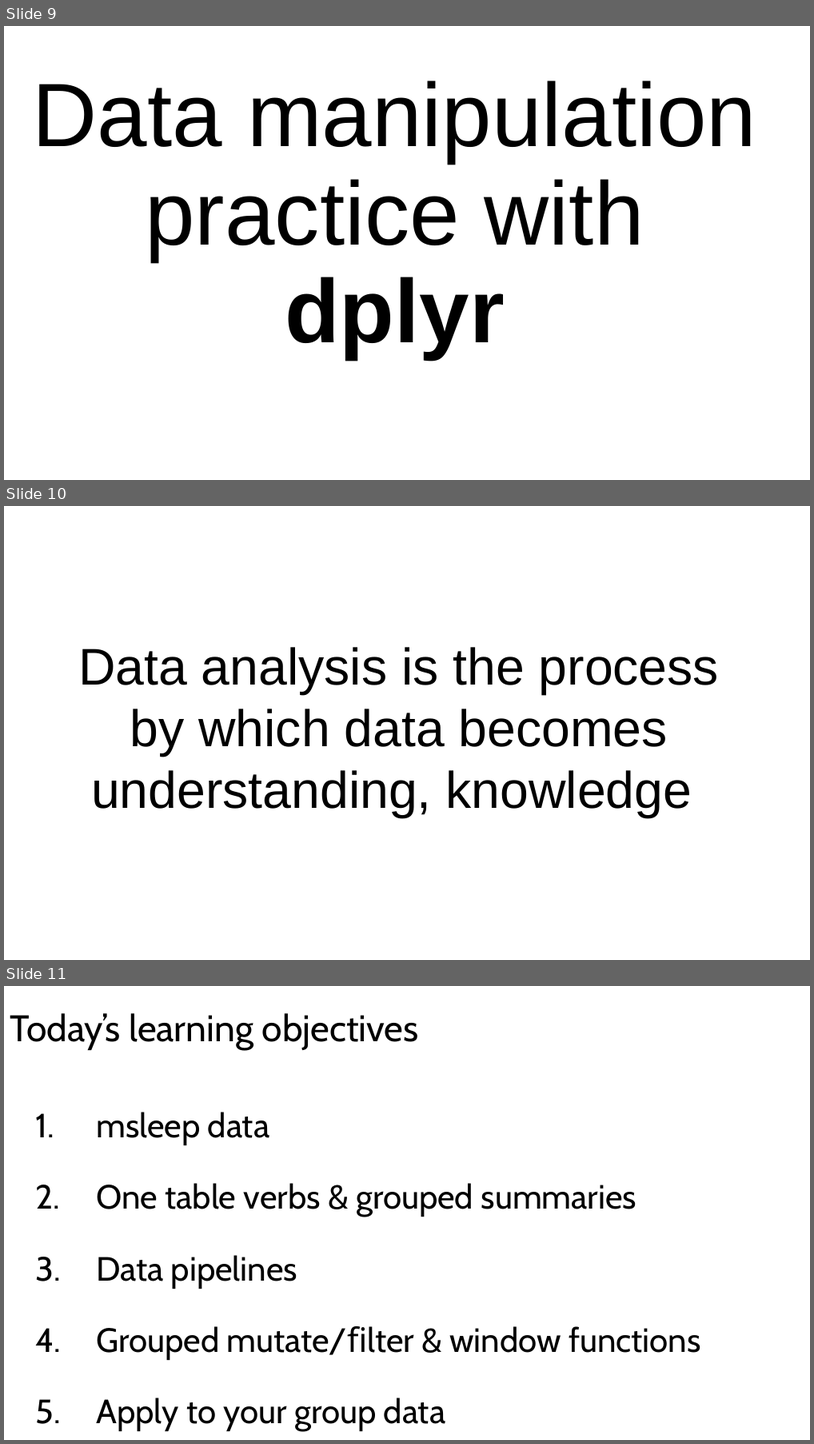
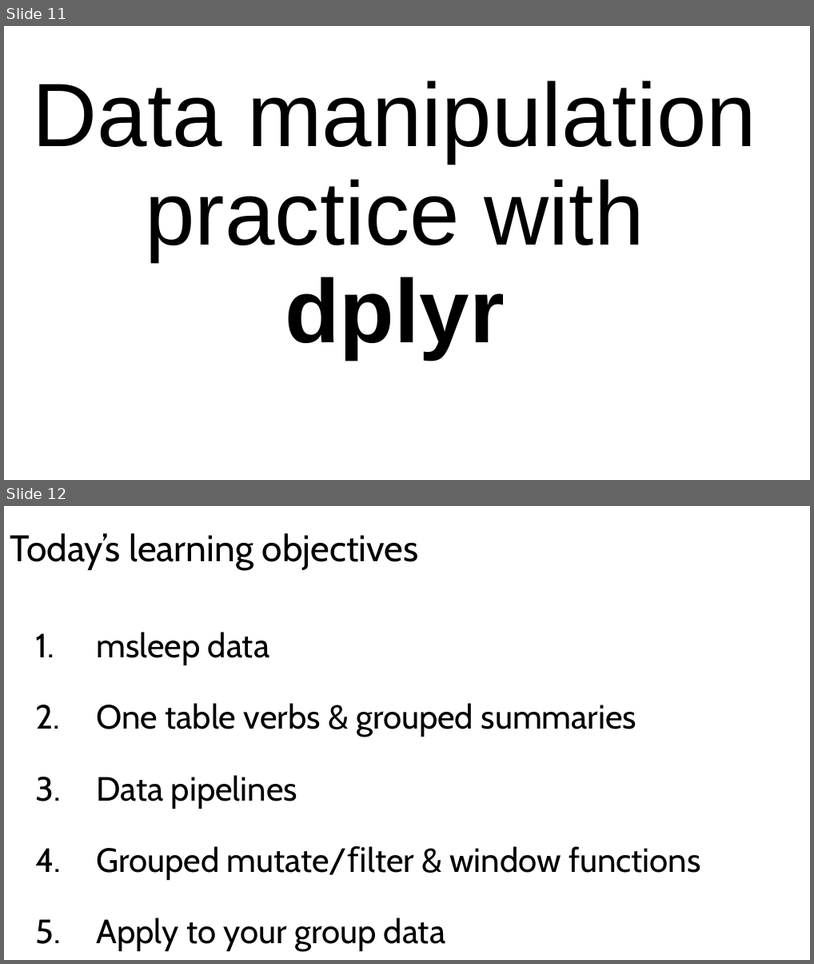
Before and after one commit to kris-wild/BIOL90041, a slide deck: Week_2/Workshop/Workshop_1.pptx. Shown one above the other, each under a label of ours: slides 9, 10 and 11 before the commit, slides 11 and 12 after it. The pictures are 814x1444 and 814x964 pixels, drawn with LibreOffice and Linux fonts; fonts in the diff are those of the drawing. Boxes give left, top, right and bottom in pixels: in the first picture for what was removed or moved away, otherwise in the second. Text is boxed around its words. In the diff, an @@ line names an element or a change of style, - is before the commit and + after.

```diff
--- a/Week_2/Workshop/Workshop_1.pptx
+++ b/Week_2/Workshop/Workshop_1.pptx
@@ slide 10 removed at (4,506,810,960), background #FFFFFF @@
@@ text removed at (78,647,719,817) @@
-Data analysis is the process by which data becomes understanding, knowledge
@@ what was slide 9 is now slide 11 @@
@@ what was slide 11 is now slide 12 @@
```
Also in this commit, not shown: 2 slides changed, 2 slides added, 17 other files.
